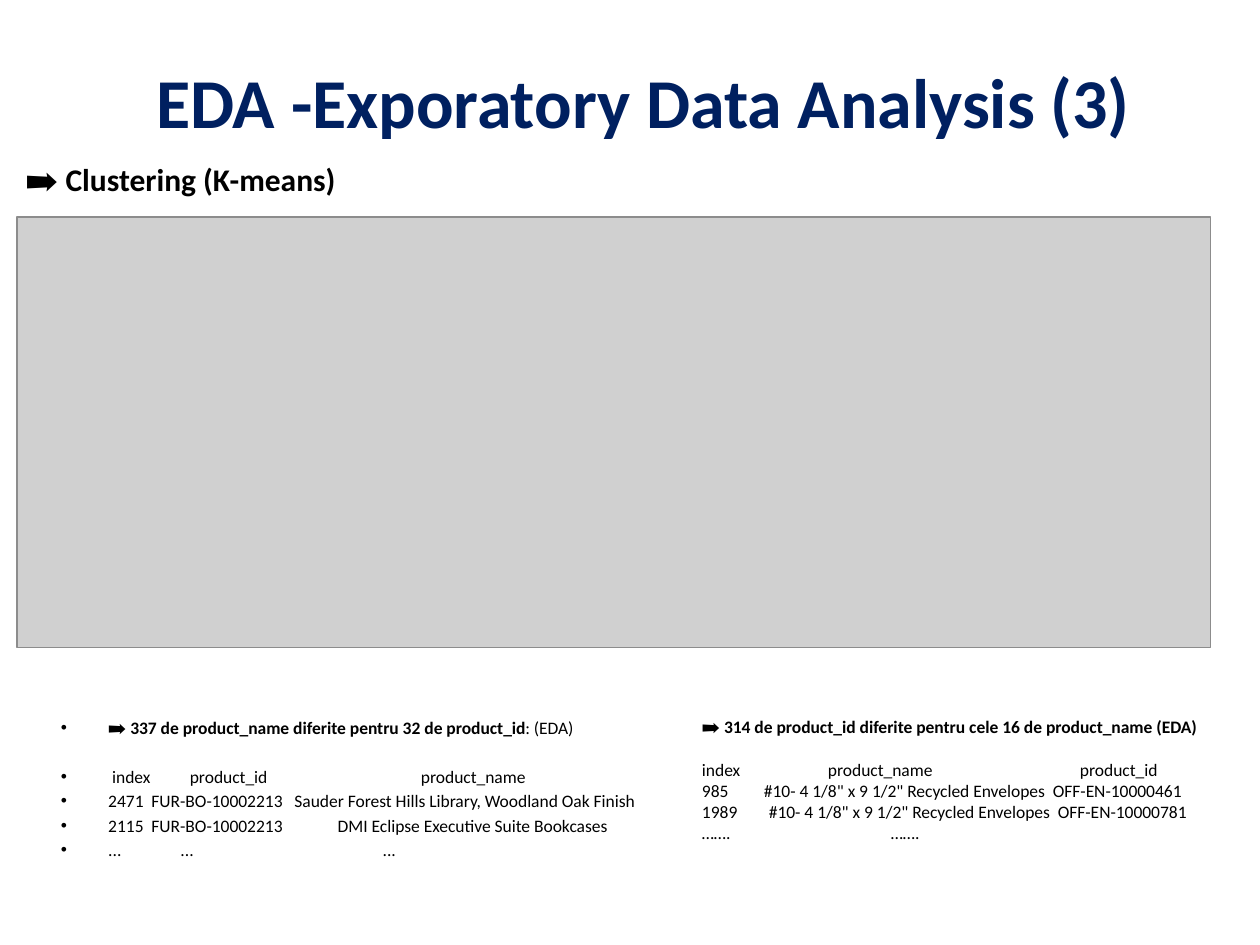
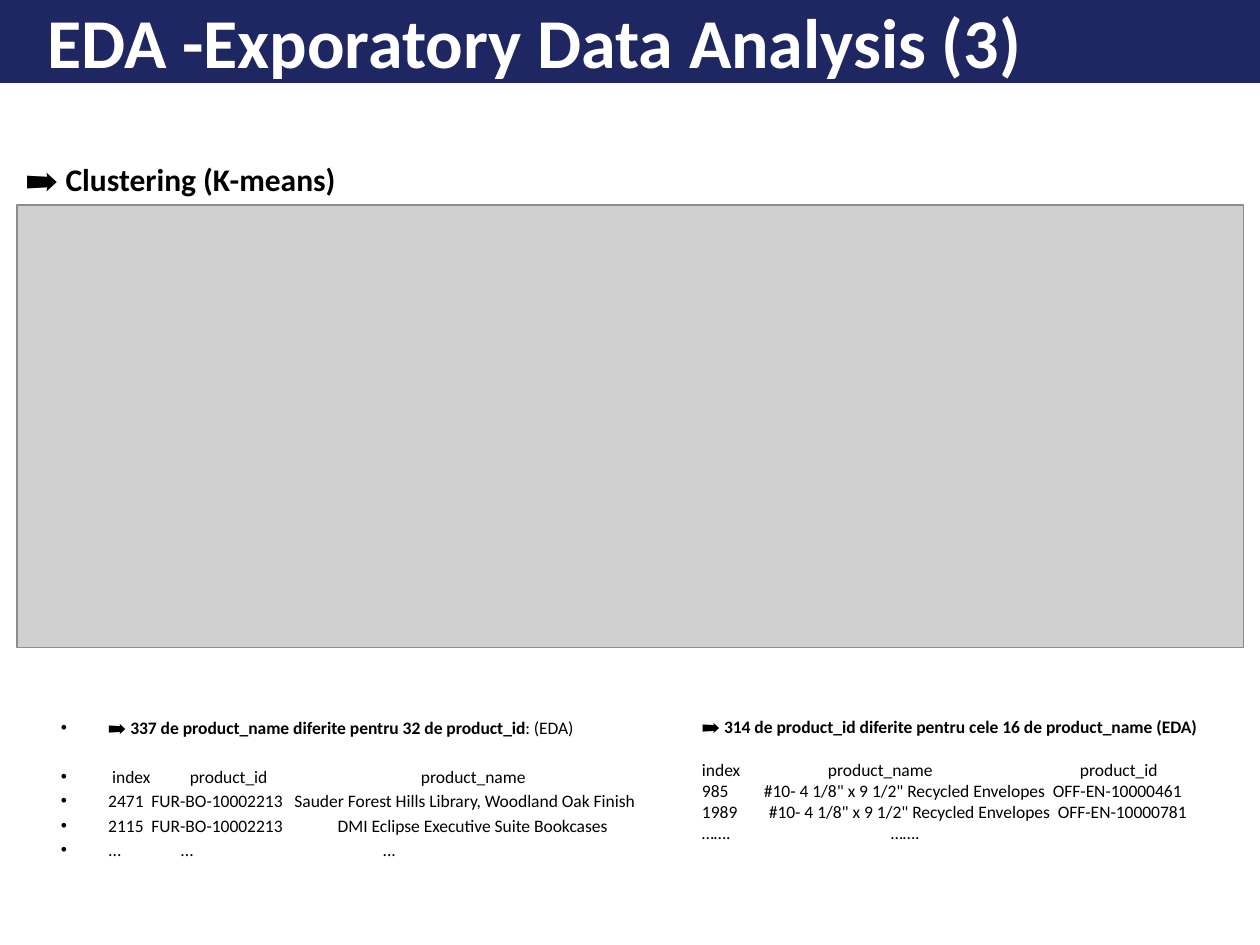
Before and after one commit to datiaxe/transactions_profit_prediction, a slide deck: slide 7 of reports/Profit_Prediction_Engine .pptx. Drawn at 1260x945 pixels with LibreOffice and Linux fonts; fonts in the diff are those of the drawing; grey boxes stand for pictures. Boxes give left, top, right and bottom in pixels: in the first picture for what was removed or moved away, otherwise in the second. Text is boxed around its words. In the diff, an @@ line names an element or a change of style, - is before the commit and + after.

```diff
--- a/reports/Profit_Prediction_Engine .pptx
+++ b/reports/Profit_Prediction_Engine .pptx
@@ rectangle added at box(0, 0, 1260, 82), fill #1E2761, outline #1E2761 1 pt @@
@@ text "EDA -Exporatory Data Analysis (3)": place and size @@
-text "EDA -Exporatory Data Analysis (3)" at box(156, 76, 1130, 139)
+text "EDA -Exporatory Data Analysis (3)" at box(48, 16, 1021, 84)
@@ text "EDA -Exporatory Data Analysis (3)" at box(48, 16, 1021, 84): text colour #002060 to #FFFFFF; alignment centre to left @@
@@ picture: place and size @@
-picture at box(16, 217, 1210, 646)
+picture at box(16, 205, 1244, 648)
```
Also in this commit, not shown: 12 other slides changed, 6 other files.
